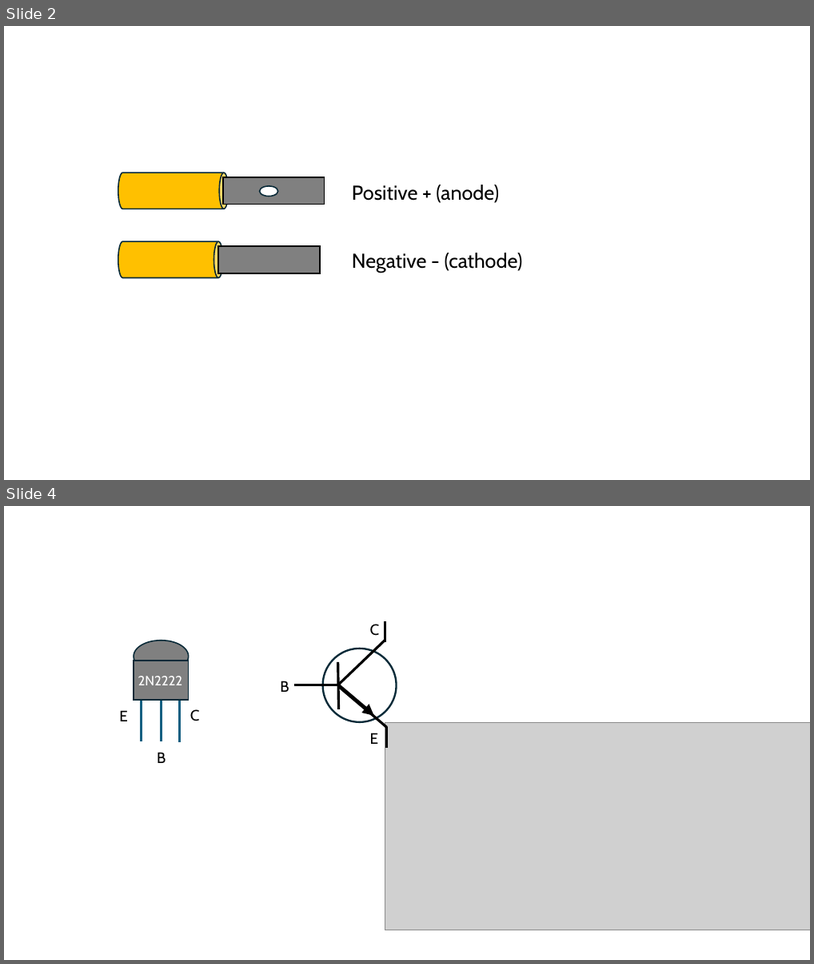
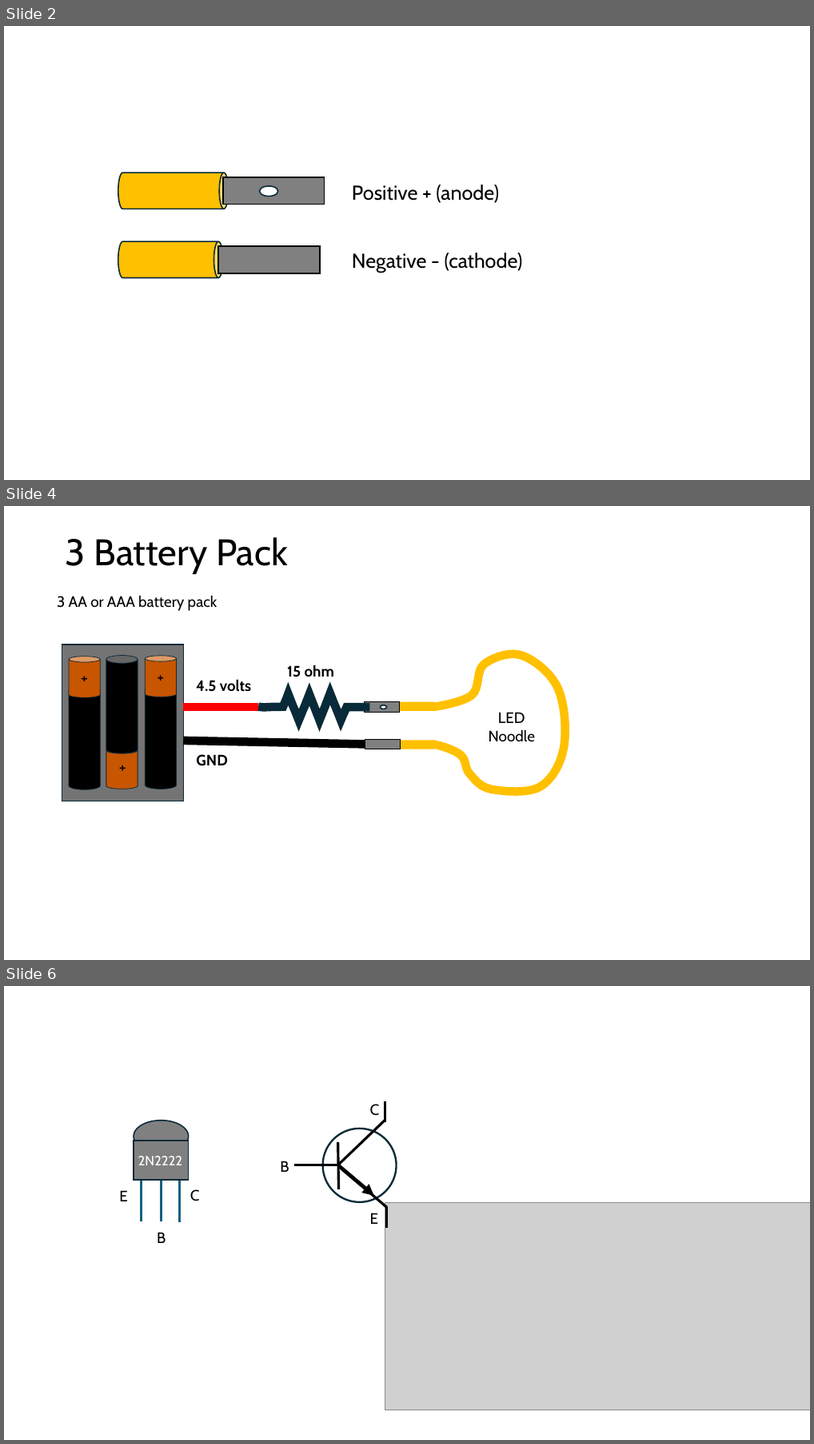
Before and after one commit to dmccreary/beginning-electronics, a slide deck: slides/LED-figures.pptx. Shown one above the other, each under a label of ours: slides 2 and 4 before the commit, slides 2, 4 and 6 after it; the slides between them are not shown. The pictures are 814x964 and 814x1444 pixels, drawn with LibreOffice and Linux fonts; fonts in the diff are those of the drawing; grey boxes stand for pictures. Boxes give left, top, right and bottom in pixels: in the first picture for what was removed or moved away, otherwise in the second. Text is boxed around its words. In the diff, an @@ line names an element or a change of style, - is before the commit and + after.

```diff
--- a/slides/LED-figures.pptx
+++ b/slides/LED-figures.pptx
@@ slide 4 added at <box>4,506,810,960</box>, background #FFFFFF @@
@@ title added at <box>66,537,288,574</box>, 44 pt, text #000000 @@
+3 Battery Pack
@@ text added at <box>57,595,218,611</box>, 18 pt, text #000000 @@
+3 AA or AAA battery pack
@@ text added at <box>287,664,334,677</box>, 18 pt, text #000000, bold @@
+15 ohm
@@ text added at <box>196,679,251,692</box>, 18 pt, text #000000, bold @@
+4.5 volts
@@ freeform shape added at <box>258,693,370,720</box>, outline #092A39 10 pt @@
@@ line added from (184, 707) to (258, 707), #FF0000 10 pt @@
@@ group added at <box>365,654,566,792</box>: 2 cylinders, 2 rectangles, 1 freeform shape, 1 ellipse, 1 text @@
+LED
+Noodle
@@ line added from (184, 740) to (365, 744), #000000 10 pt @@
@@ group added at <box>62,644,184,801</box>: 6 cylinders, 3 texts, 1 rectangle @@
++
++
++
@@ text added at <box>196,754,228,766</box>, 18 pt, text #000000, bold @@
+GND
@@ what was slide 4 is now slide 6 @@
```
Also in this commit, not shown: 2 slides changed, 5 other slides added, 1 slide removed, 3 other files.
